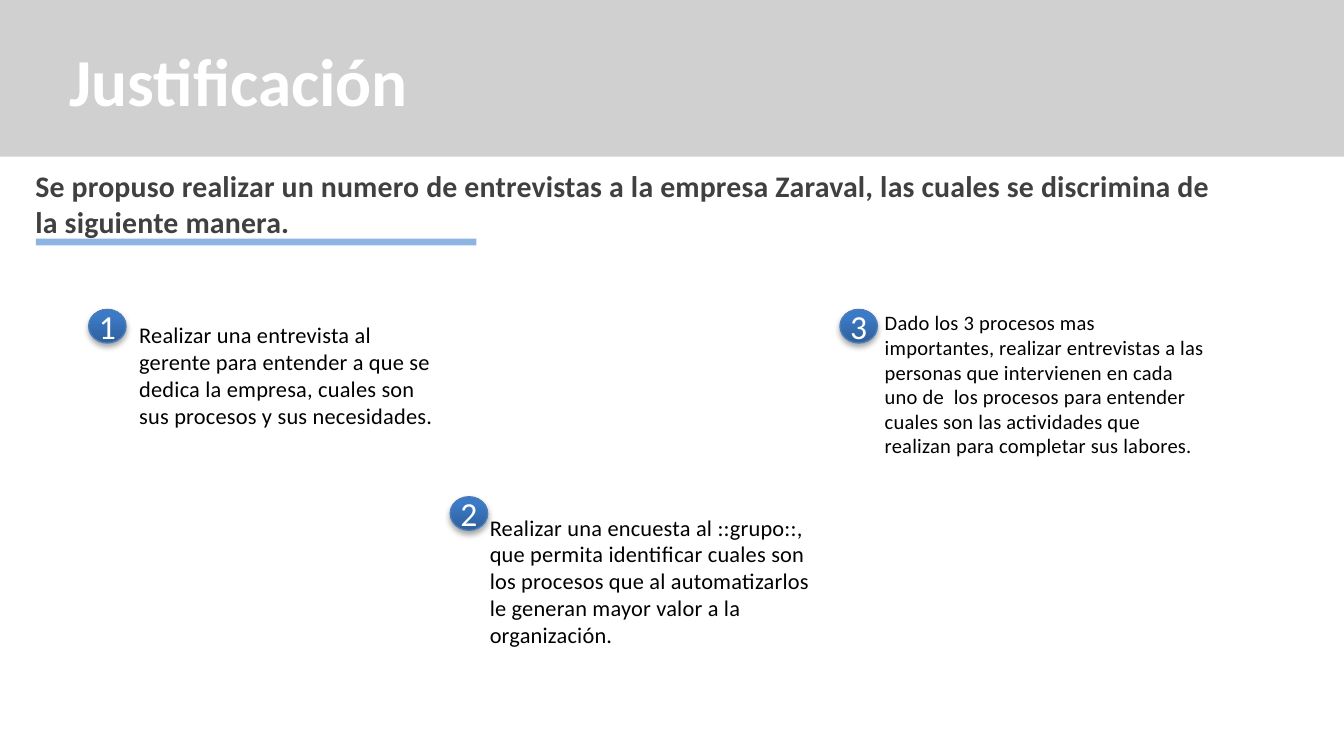
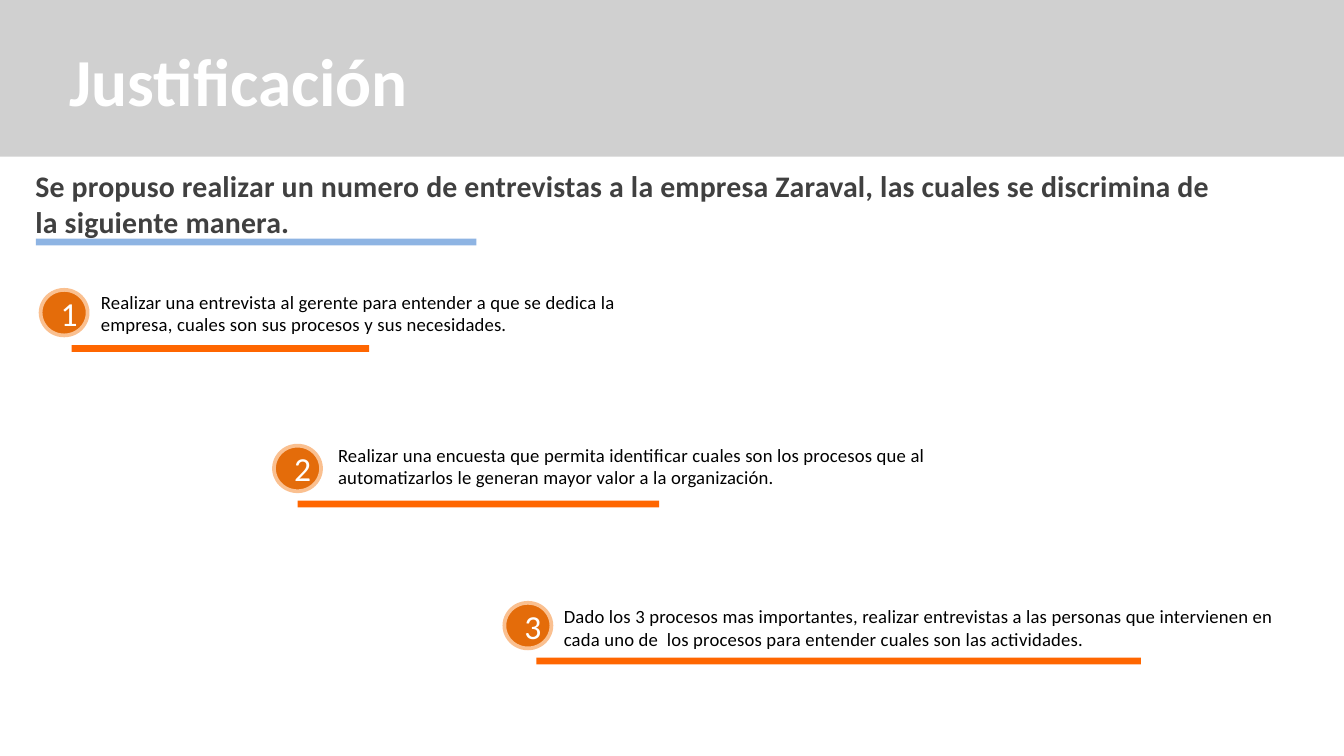
Before and after one commit to tataAntolinez/JOYASPRECIOSAS3D, a slide deck: slide 6 of app/app_documentacion/1er_trim/1_1_1_presentacion_proyecto-convertido (1).pptx (slide 9 before the commit). Drawn at 1344x756 pixels with LibreOffice and Linux fonts; fonts in the diff are those of the drawing; grey boxes stand for pictures. Boxes give left, top, right and bottom in pixels: in the first picture for what was removed or moved away, otherwise in the second. Text is boxed around its words. In the diff, an @@ line names an element or a change of style, - is before the commit and + after.

```diff
--- a/app/app_documentacion/1er_trim/1_1_1_presentacion_proyecto-convertido (1).pptx
+++ b/app/app_documentacion/1er_trim/1_1_1_presentacion_proyecto-convertido (1).pptx
@@ ellipse "1" resized from (x1=89, y1=309, x2=126, y2=343) to (x1=40, y1=290, x2=87, y2=336) @@
@@ text "Realizar una entrevista al gerente ..." moved from (x1=139, y1=327, x2=432, y2=428) to (x1=101, y1=296, x2=614, y2=334) @@
@@ text "Realizar una entrevista al gerente ..." at (x1=101, y1=296, x2=614, y2=334): size 12 to 10 pt @@
@@ freeform shape added at (x1=71, y1=345, x2=368, y2=352), fill #FF6600 @@
@@ ellipse "2" resized from (x1=450, y1=497, x2=488, y2=531) to (x1=274, y1=446, x2=321, y2=492) @@
@@ text at (x1=338, y1=449, x2=924, y2=488): text changed; size 12 to 10 pt @@
-Realizar una encuesta al ::grupo::, que permita identificar cuales son los procesos que al automatizarlos le generan mayor valor a la organización.
+Realizar una encuesta que permita identificar cuales son los procesos que al automatizarlos le generan mayor valor a la organización.
@@ freeform shape added at (x1=297, y1=500, x2=659, y2=507), fill #FF6600 @@
@@ fill gradient #2F5F99 to #3D7CC7 to #3A7CCB to #E46C0A; outline #4B7EBC 0.75 pt to #FAC090 2 pt; shadow off in 3 elements at (x1=40, y1=290, x2=87, y2=336), (x1=274, y1=446, x2=321, y2=492), (x1=504, y1=603, x2=551, y2=649) @@
@@ ellipse "3" resized from (x1=840, y1=309, x2=878, y2=343) to (x1=504, y1=603, x2=551, y2=649) @@
@@ text at (x1=564, y1=610, x2=1272, y2=649): text changed; size 11 to 10 pt @@
-Dado los 3 procesos mas importantes, realizar entrevistas a las personas que intervienen en cada uno de los procesos para entender cuales son las actividades que realizan para completar sus labores.
+Dado los 3 procesos mas importantes, realizar entrevistas a las personas que intervienen en cada uno de los procesos para entender cuales son las actividades.
@@ freeform shape added at (x1=536, y1=657, x2=1141, y2=664), fill #FF6600 @@
```
Also in this commit, not shown: 7 other slides changed, 9 slides added, 10 slides removed, 10 other files.
